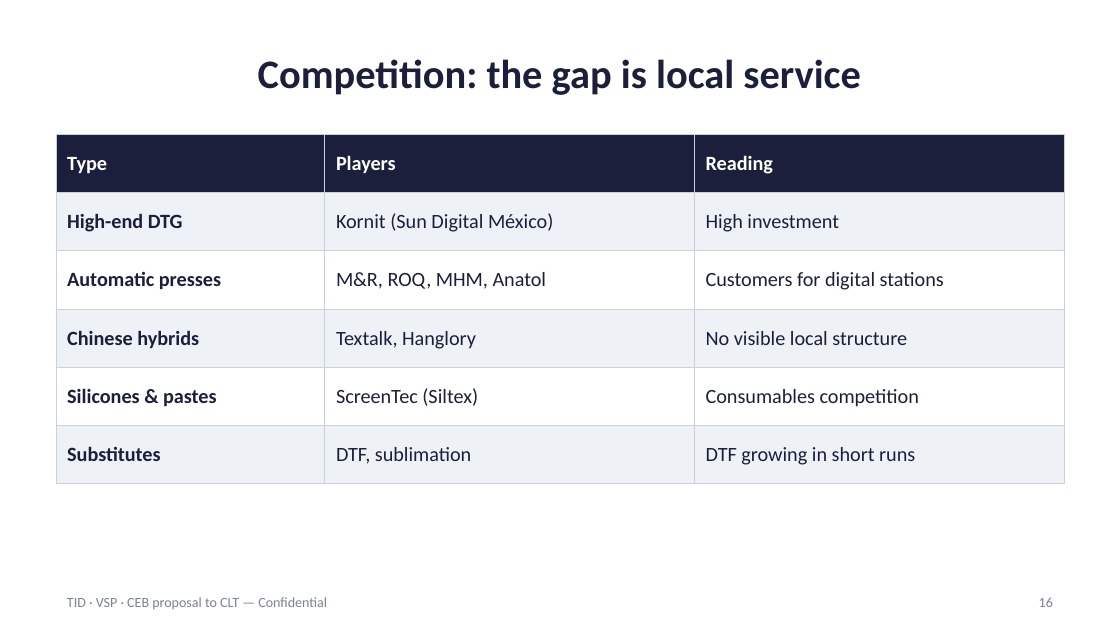
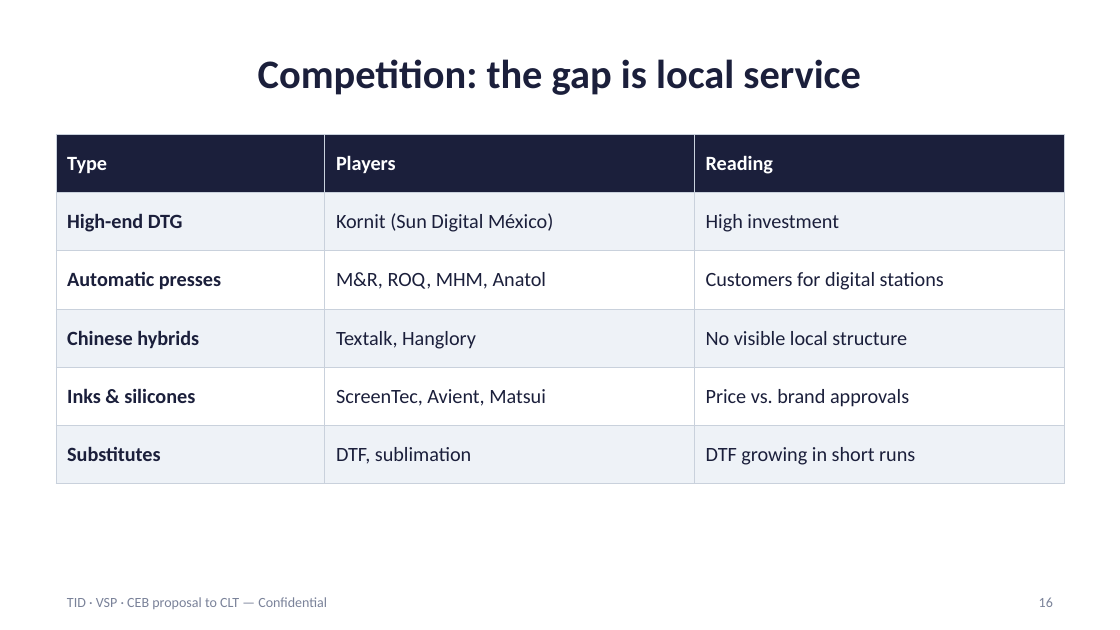
Before and after one commit to carlosmoreno793508/Cosas-Carlos, a slide deck: slide 16 of propuesta-clt/CLT_Proposal_Presentation_EN.pptx. Drawn at 1120x630 pixels with LibreOffice and Linux fonts; fonts in the diff are those of the drawing. Boxes give left, top, right and bottom in pixels: in the first picture for what was removed or moved away, otherwise in the second. Text is boxed around its words. In the diff, an @@ line names an element or a change of style, - is before the commit and + after.

```diff
--- a/propuesta-clt/CLT_Proposal_Presentation_EN.pptx
+++ b/propuesta-clt/CLT_Proposal_Presentation_EN.pptx
@@ table at box(56, 134, 1064, 469) @@
-row 5: Silicones & pastes | ScreenTec (Siltex) | Consumables competition
+row 5: Inks & silicones | ScreenTec, Avient, Matsui | Price vs. brand approvals
```
Also in this commit, not shown: 1 other slide changed, 3 slides added, 9 other files.
